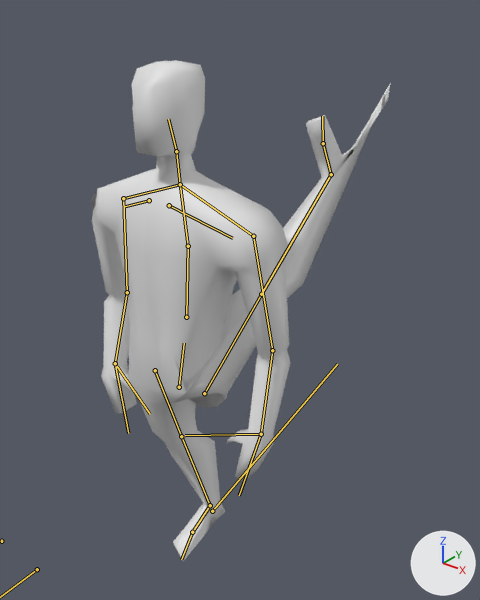
What one commit did to the FBX model Assets/Models/PlayerModelMale.fbx.
Both versions are drawn from a 50 mm camera at (1.266, -1.138, 1.361) aimed at (-0.029, 0.481, 0.357). Lighting does not change. The marker at lower right points along +X, +Y and +Z. Both versions are drawn at frame 11 of the action 'Walk'; the numbers are the values there. The bones that bend it are drawn over the model as lines.
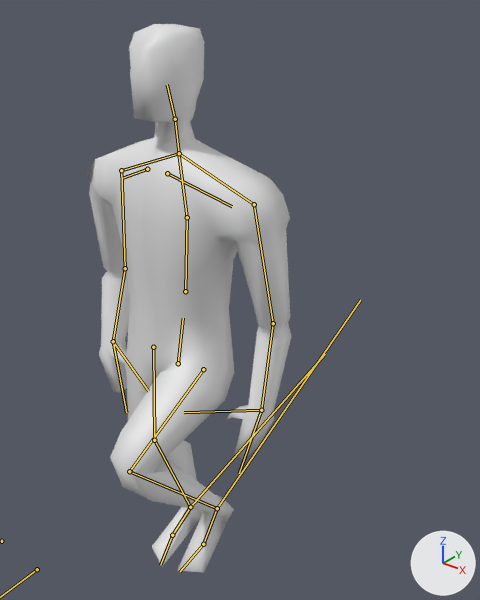
Boxes [x1, y1, x2, y2] around the edits, measured in the pictures (480 x 600 px):
'Cube', posed (32% narrower, 10% taller): before [91, 60, 390, 561]; after [88, 24, 292, 573]
bone 'root.001', root to tip: before (179, 387) to (184, 343); after (178, 363) to (183, 318)
bone 'UpperLeg.l', root to tip: before (204, 393) to (261, 294); after (203, 369) to (129, 471)
bone 'LowerLeg.l', root to tip: before (261, 294) to (331, 174); after (129, 471) to (217, 508)
bone 'UpperLeg.r', root to tip: before (155, 370) to (181, 436); after (153, 347) to (154, 440)
bone 'LowerLeg.r', root to tip: before (181, 436) to (210, 505); after (154, 440) to (190, 507)
bone 'Target.r', root to tip: before (212, 511) to (337, 364); after (190, 507) to (325, 354)

What the commit changed:
Bone 'root.001' (bone_root_001) moves from (0.0, -0.104, 0.02) to (0.0, -0.018, 0.004).
Bone 'UpperLeg.l' (bone_upperleg_l) turns from (-41, -3, 179) to (52, 4, 2) degrees about its own x, y and z.
Bone 'LowerLeg.l' (bone_lowerleg_l) turns from (19, 0, 1) to (-84, -2, -2) degrees about its own x, y and z.
Bone 'UpperLeg.r' (bone_upperleg_r) turns from (-28, -3, 2) to (-7, -4, 1) degrees about its own x, y and z.
Bone 'LowerLeg.r' (bone_lowerleg_r) turns from (19, 0, -1) to (-5, 0, 0) degrees about its own x, y and z.
Bone 'Target.l' (bone_target_l) moves from (-0.071, 1.998, -1.598) to (-0.012, 0.048, -0.28).
Bone 'Target.r' (bone_target_r) moves from (-0.008, 0.233, 0.176) to (-0.001, 0.138, 0.03).
